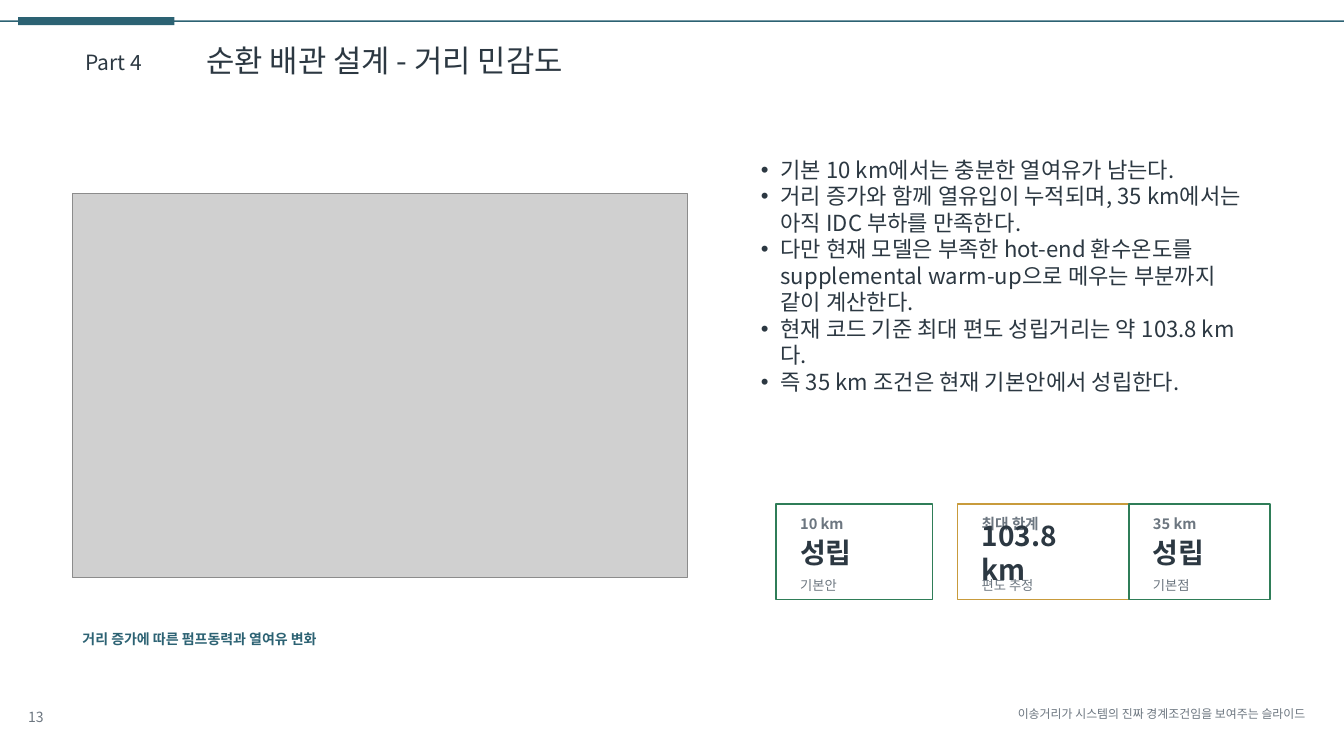
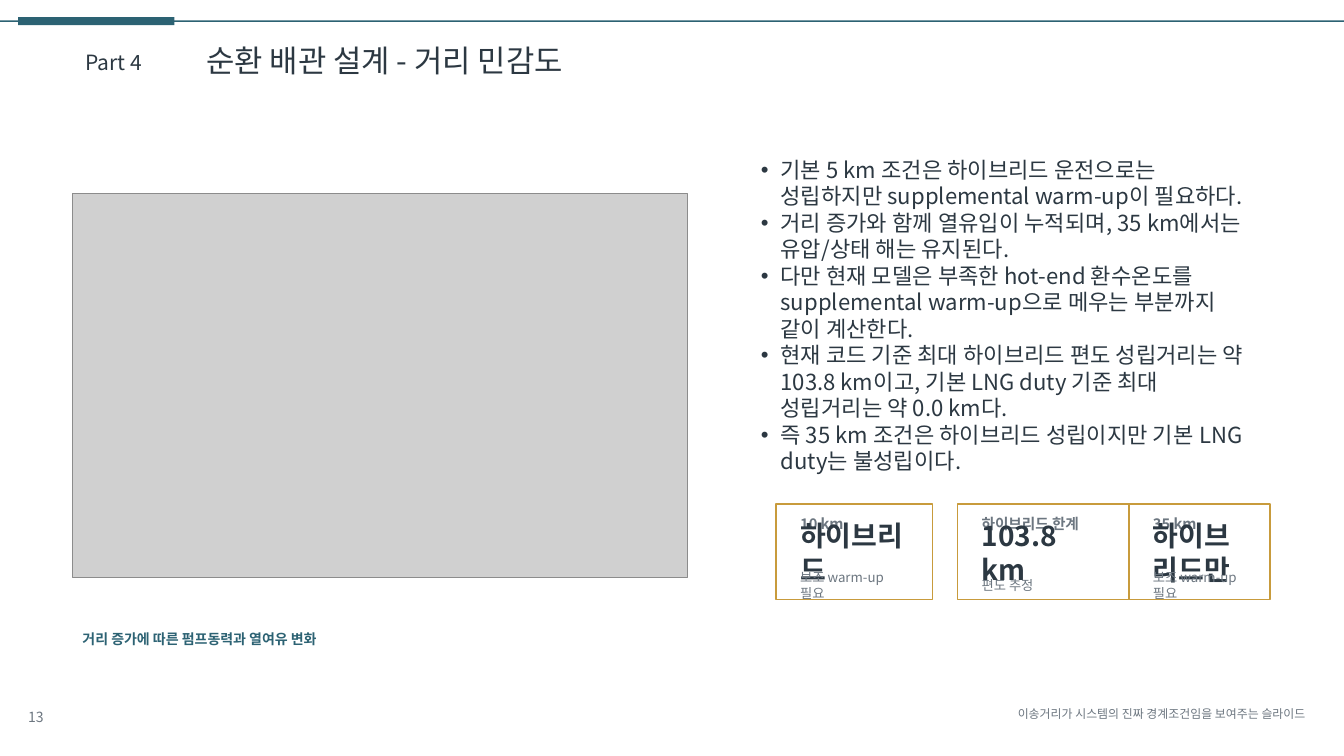
Before and after one commit to CuriousN006/lng-idc-design-study, a slide deck: slide 13 of deliverables/presentation_draft.pptx. Drawn at 1344x756 pixels with LibreOffice and Linux fonts; fonts in the diff are those of the drawing; grey boxes stand for pictures. Boxes give left, top, right and bottom in pixels: in the first picture for what was removed or moved away, otherwise in the second. Text is boxed around its words. In the diff, an @@ line names an element or a change of style, - is before the commit and + after.

```diff
--- a/deliverables/presentation_draft.pptx
+++ b/deliverables/presentation_draft.pptx
@@ text at (781, 159, 1243, 261): text changed @@
-• 기본 10 km에서는 충분한 열여유가 남는다.
-• 거리 증가와 함께 열유입이 누적되며, 35 km에서는 아직 IDC 부하를 만족한다.
+• 기본 5 km 조건은 하이브리드 운전으로는 성립하지만 supplemental warm-up이 필요하다.
+• 거리 증가와 함께 열유입이 누적되며, 35 km에서는 유압/상태 해는 유지된다.
@@ text at (781, 344, 1242, 474): text changed @@
-• 현재 코드 기준 최대 편도 성립거리는 약 103.8 km다.
-• 즉 35 km 조건은 현재 기본안에서 성립한다.
+• 현재 코드 기준 최대 하이브리드 편도 성립거리는 약 103.8 km이고, 기본 LNG duty 기준 최대 성립거리는 약 0.0 km다.
+• 즉 35 km 조건은 하이브리드 성립이지만 기본 LNG duty는 불성립이다.
@@ rectangle at (776, 504, 933, 600): outline #2F7D58 1 pt to #C89B3C 1 pt @@
@@ rectangle at (1129, 504, 1270, 600): outline #2F7D58 1 pt to #C89B3C 1 pt @@
@@ text at (800, 518, 903, 588): text changed @@
-성립
+하이브리드
@@ text at (982, 517, 1079, 533): text changed @@
-최대 한계
+하이브리드 한계
@@ text at (1153, 518, 1230, 588): text changed @@
-성립
+하이브리드만
@@ text at (800, 569, 884, 600): text changed @@
-기본안
+보조 warm-up 필요
@@ text at (1153, 569, 1236, 600): text changed @@
-기본점
+보조 warm-up 필요
```
Also in this commit, not shown: 5 other slides changed, 15 other files.
